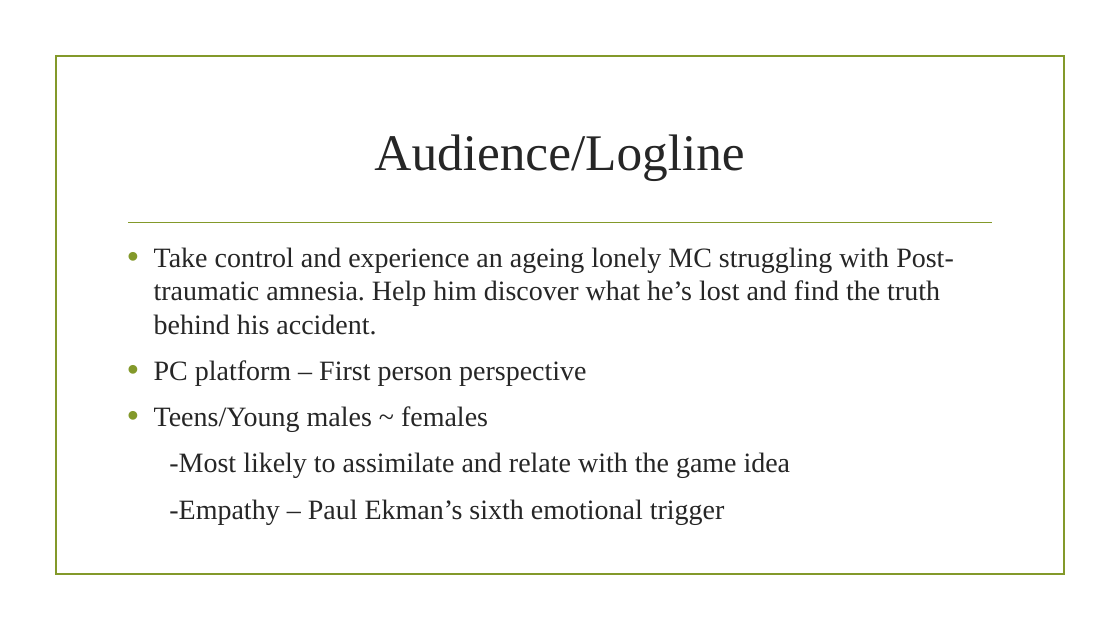
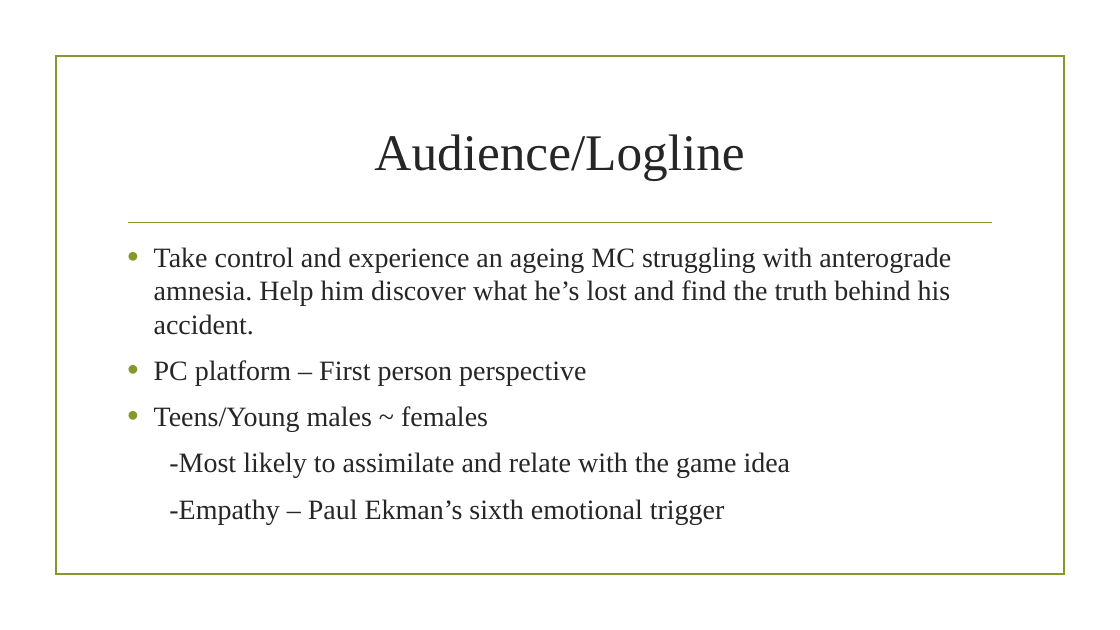
Before and after one commit to UoSGamesGroups/level-6-l6-group-1, a slide deck: slide 2 of Presentation/Presentation_Matt_Aaron.pptx. Drawn at 1120x630 pixels with LibreOffice and Linux fonts; fonts in the diff are those of the drawing; background and template pictures are left out. Boxes give left, top, right and bottom in pixels: in the first picture for what was removed or moved away, otherwise in the second. Text is boxed around its words. In the diff, an @@ line names an element or a change of style, - is before the commit and + after.

```diff
--- a/Presentation/Presentation_Matt_Aaron.pptx
+++ b/Presentation/Presentation_Matt_Aaron.pptx
@@ text at box(154, 247, 951, 335): text changed @@
-• Take control and experience an ageing lonely MC struggling with Post-traumatic amnesia. Help him discover what he’s lost and find the truth behind his accident.
+• Take control and experience an ageing MC struggling with anterograde amnesia. Help him discover what he’s lost and find the truth behind his accident.
```
Also in this commit, not shown: 4 other slides changed, 1 other file.
